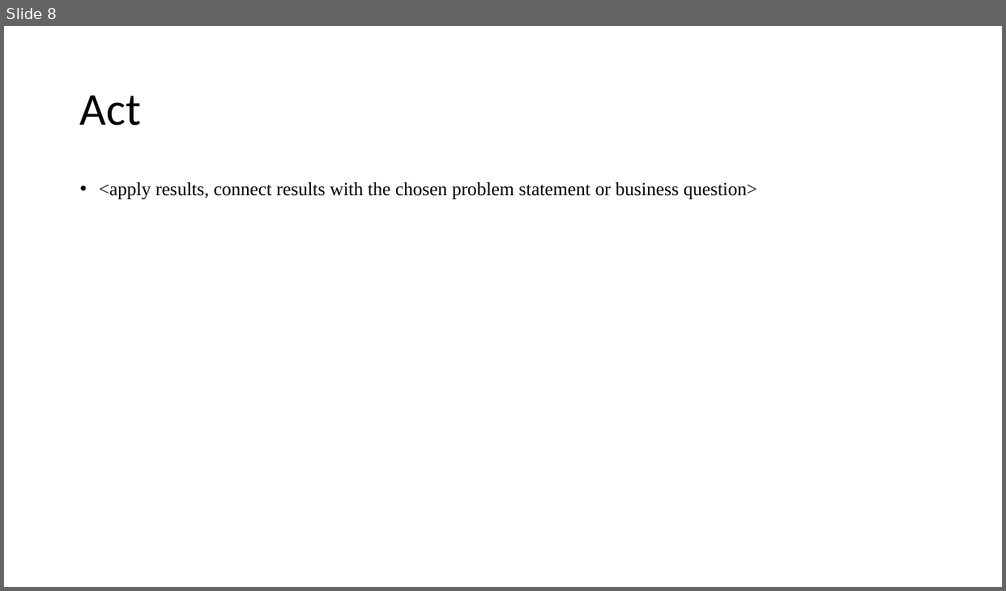
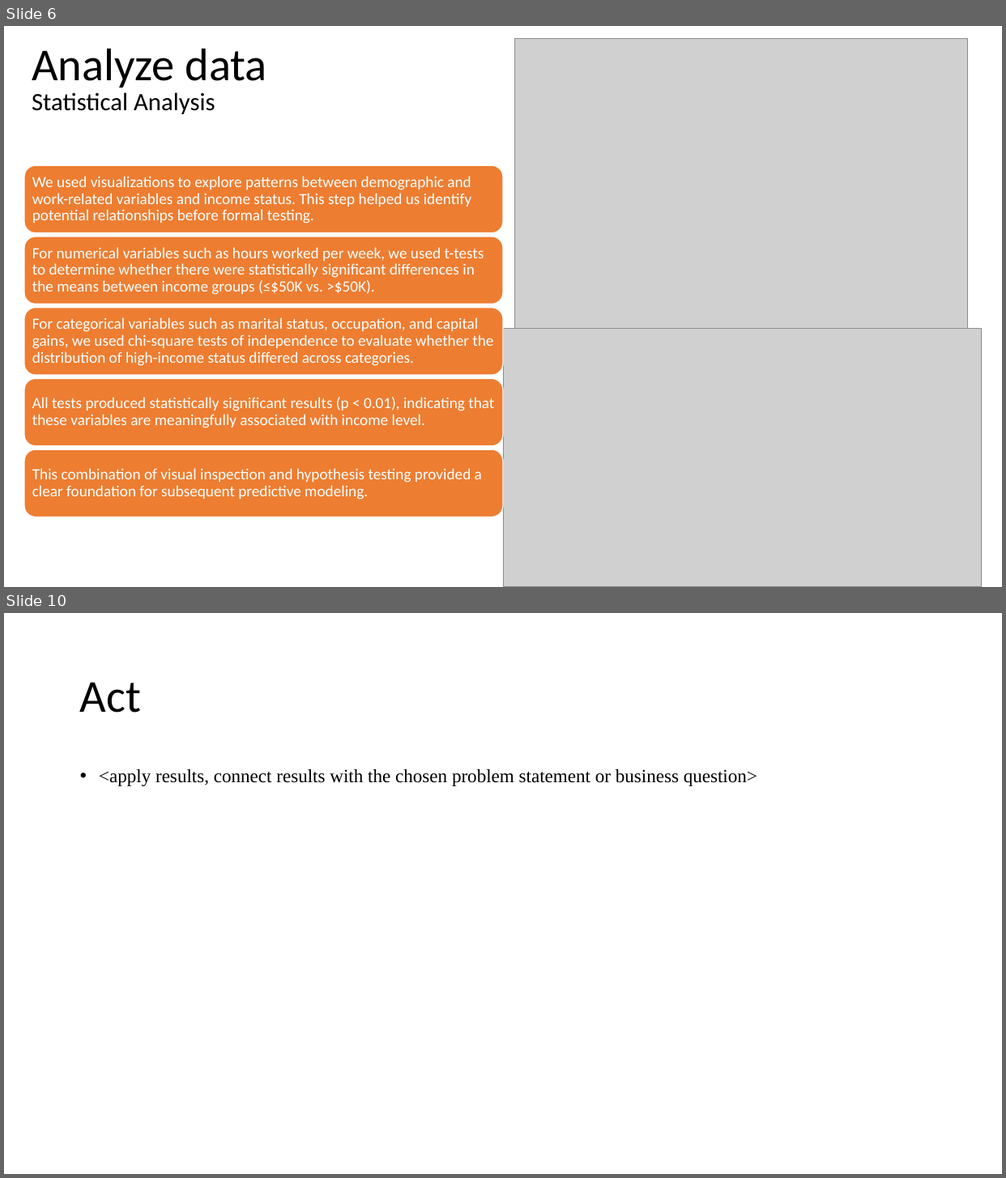
Before and after one commit to jpadwor1/ANA500, a slide deck: ANA500_Micro-Project_1.pptx. Shown one above the other, each under a label of ours: slide 8 before the commit, slides 6 and 10 after it; the slides between them are not shown. The pictures are 1006x591 and 1006x1178 pixels, drawn with LibreOffice and Linux fonts; fonts in the diff are those of the drawing; grey boxes stand for pictures. Boxes give left, top, right and bottom in pixels: in the first picture for what was removed or moved away, otherwise in the second. Text is boxed around its words. In the diff, an @@ line names an element or a change of style, - is before the commit and + after.

Commit message:
add additional EDA to support modeling

```diff
--- a/ANA500_Micro-Project_1.pptx
+++ b/ANA500_Micro-Project_1.pptx
@@ slide 6 added at (4, 26, 1002, 587), background #FFFFFF @@
@@ title added at (32, 48, 267, 88), 44 pt, text #000000 @@
+Analyze data
@@ picture added at (514, 39, 968, 328) @@
@@ text added at (32, 92, 215, 114), 24 pt, text #000000 @@
+Statistical Analysis
@@ picture added at (503, 328, 982, 587) @@
@@ group added at (24, 165, 503, 517): 5 rounded rectangles, 5 texts @@
+We used visualizations to explore patterns between demographic and work-related variables and income status. This step helped us identify potential relationships before formal testing.
+For numerical variables such as hours worked per week, we used t-tests to determine whether there were statistically significant differences in the means between income groups (≤$50K vs. >$50K).
+For categorical variables such as marital status, occupation, and capital gains, we used chi-square tests of independence to evaluate whether the distribution of high-income status differed across categories.
+All tests produced statistically significant results (p < 0.01), indicating that these variables are meaningfully associated with income level.
+This combination of visual inspection and hypothesis testing provided a clear foundation for subsequent predictive modeling.
@@ what was slide 8 is now slide 10 @@
```
Also in this commit, not shown: 5 slides changed, 3 other slides added, 2 slides removed, 4 other files.
